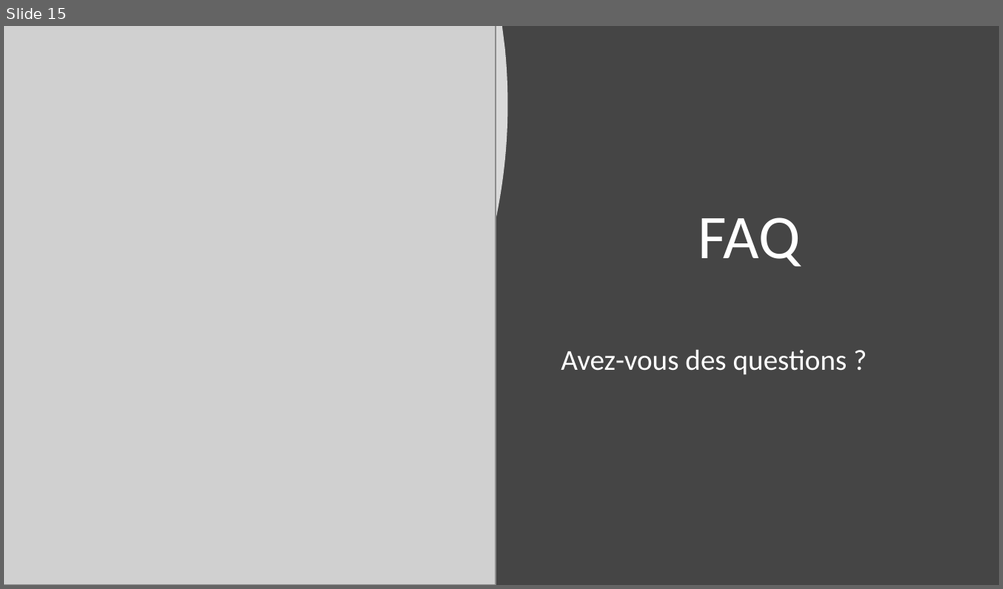
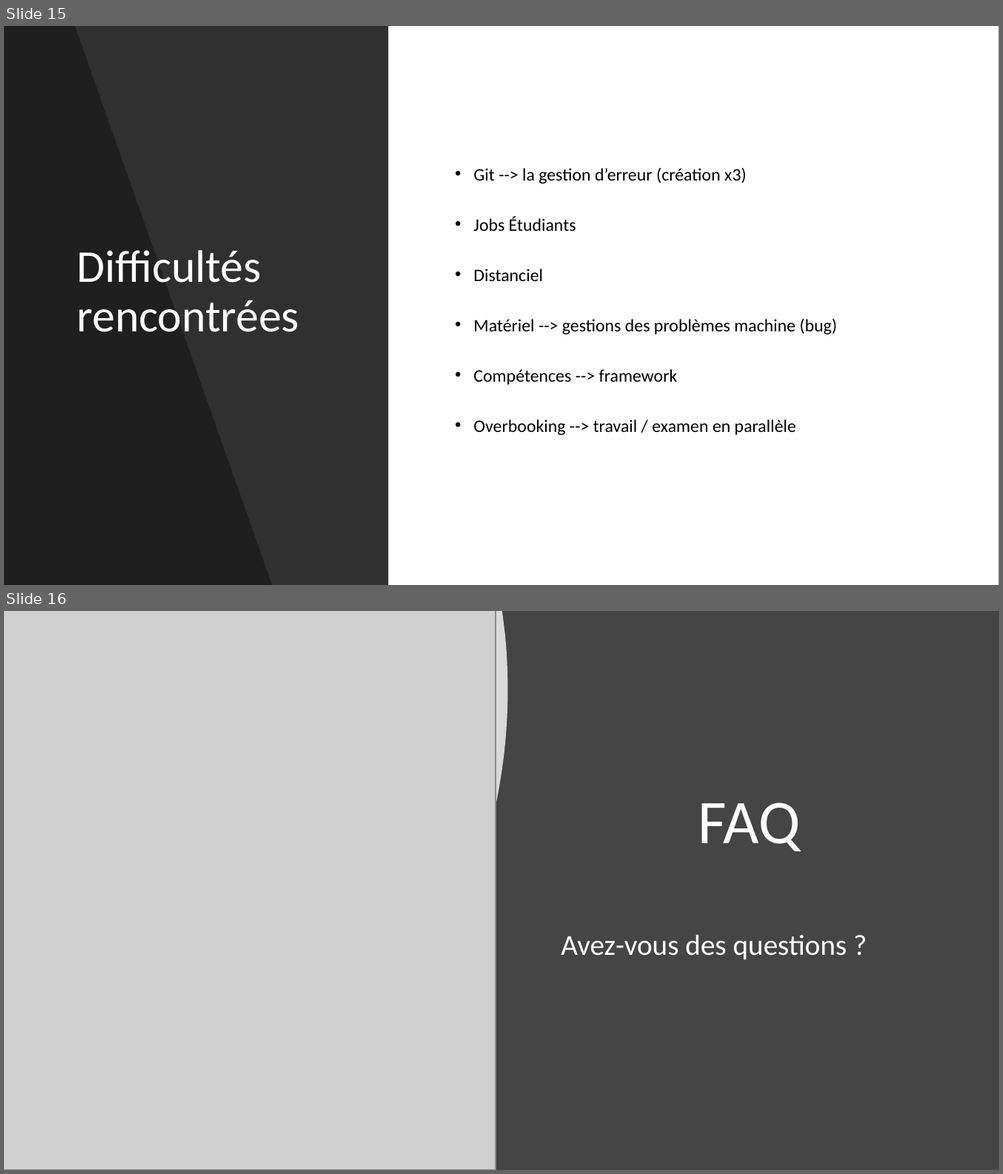
Before and after one commit to FlowNight/Techs_WEB, a slide deck: folder/Support_T_W.pptx. Shown one above the other, each under a label of ours: slide 15 before the commit, slides 15 and 16 after it. The pictures are 1003x589 and 1003x1174 pixels, drawn with LibreOffice and Linux fonts; fonts in the diff are those of the drawing; grey boxes stand for pictures. Boxes give left, top, right and bottom in pixels: in the first picture for what was removed or moved away, otherwise in the second. Text is boxed around its words. In the diff, an @@ line names an element or a change of style, - is before the commit and + after.

```diff
--- a/folder/Support_T_W.pptx
+++ b/folder/Support_T_W.pptx
@@ slide 15 added at <box>4,26,999,585</box>, background #000000 @@
@@ rectangle added at <box>4,26,999,585</box>, fill #FFFFFF @@
@@ rectangle added at <box>4,26,388,585</box>, fill #000000 at 81% opacity @@
@@ freeform shape added at <box>4,26,272,585</box>, fill #000000 at 35% opacity @@
@@ text added at <box>473,167,837,435</box>, 17.1 pt, text #000000 @@
+• Git --> la gestion d’erreur (création x3)
+• Jobs Étudiants
+• Distanciel
+• Matériel --> gestions des problèmes machine (bug)
+• Compétences --> framework
+• Overbooking --> travail / examen en parallèle
@@ title added at <box>77,250,299,332</box>, 44 pt, text #FFFFFF @@
+Difficultés rencontrées
@@ what was slide 15 is now slide 16 @@
```
Also in this commit, not shown: 10 slides changed, 3 other slides added, 3 slides removed, 5 other files.
